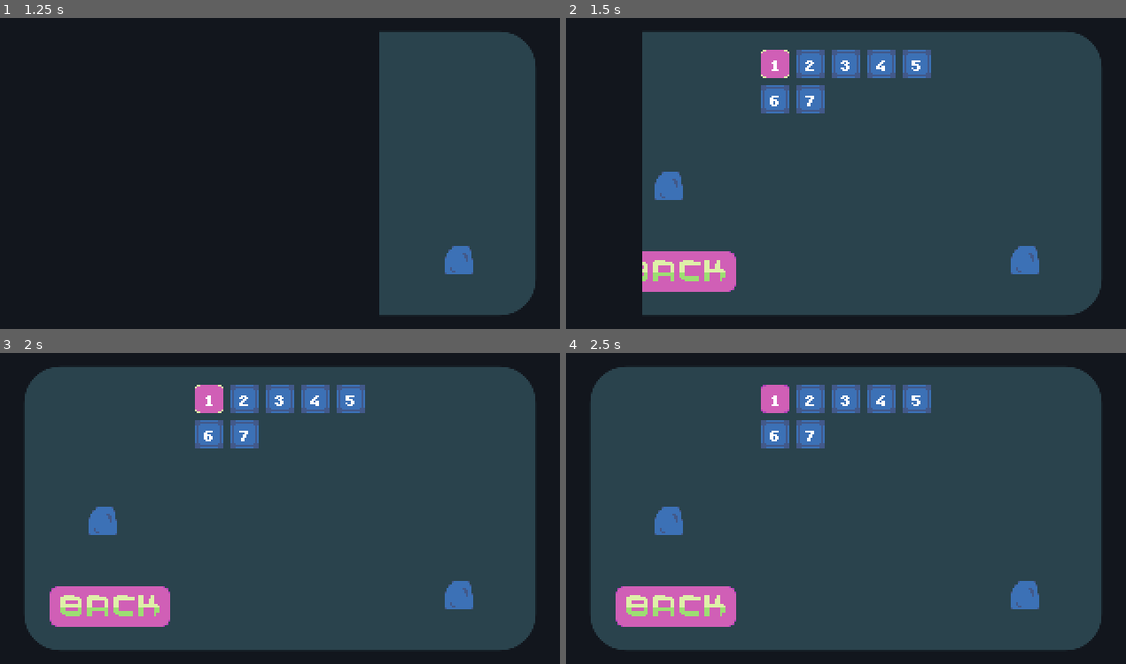
Above: before the commit, frames 1-4 (two rows, left to right).
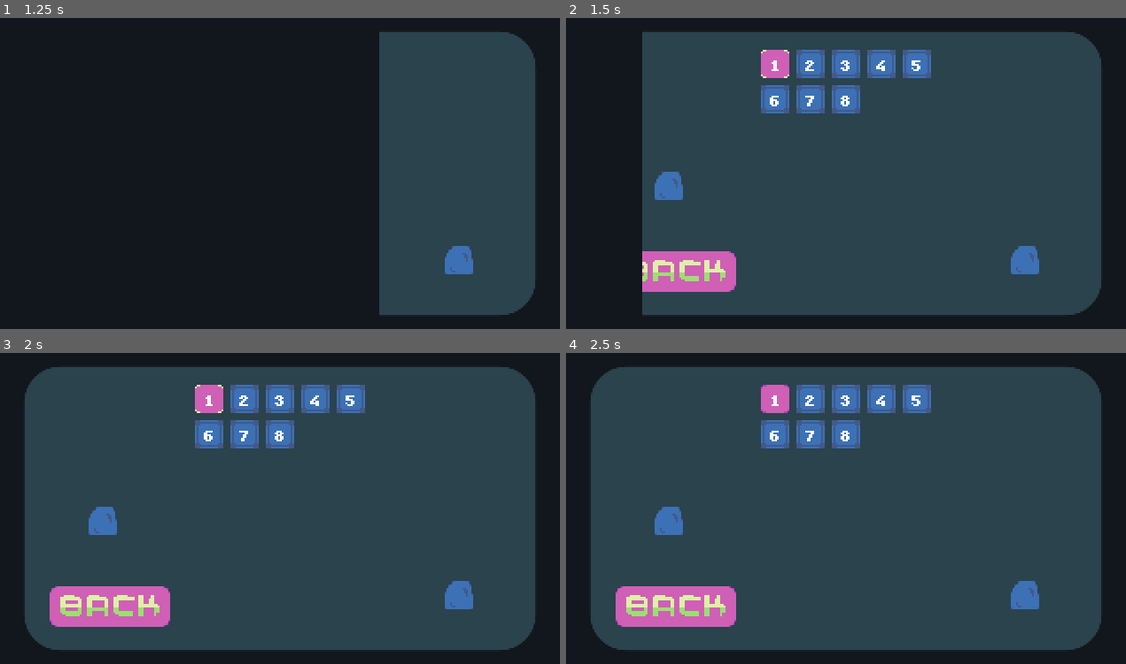
Above: after the commit, the same moments.

Repository: genericuser990/GameJamTowerTheme
Game: Godot game, scene res://Scenes/SceneManager.tscn
Same seed, same stepped clock (60 frames per second), same inputs: the game is played once before the commit and once after it.
Inputs (mouse positions are in pixels of both pictures, inside the frame that each line leads up to):
- Up to frame 1 (1.25 s): click (257, 241) at 0.5 s
- Up to frame 2 (1.5 s): click "1" at 1.25 s
- Up to frame 3 (2 s): no input
- Up to frame 4 (2.5 s): click (846, 433) at 2 s, where only the run after the commit has a clickable "8"

Frame 1 is identical in both runs. In frame 2, 0.5% of the frame differs, in the area x 47-53%, y 21-31%; in frame 3, 0.5%; in frame 4, 0.5%.

Commit message:
level 8?

Diff:
--- /dev/null
+++ b/Scenes/BaseLevel.tscn
@@ -0,0 +1,14 @@
+[gd_scene load_steps=3 format=2]
+
+[ext_resource path="res://Scenes/waveParticles.tscn" type="PackedScene" id=1]
+[ext_resource path="res://Sprites/bg.png" type="Texture" id=2]
+
+[node name="YSort" type="YSort"]
+
+[node name="CPUParticles2D" parent="." instance=ExtResource( 1 )]
+
+[node name="Bg" type="Sprite" parent="."]
+position = Vector2( 135, 75 )
+scale = Vector2( 270, 150 )
+z_index = -10
+texture = ExtResource( 2 )
--- a/Scenes/Levels/Level2.tscn
+++ b/Scenes/Levels/Level2.tscn
@@ -10,6 +10,12 @@
 [node name="Level2" type="YSort"]
 
 [node name="CPUParticles2D" parent="." instance=ExtResource( 6 )]
+
+[node name="Bg" type="Sprite" parent="."]
+position = Vector2( 135, 75 )
+scale = Vector2( 270, 150 )
+z_index = -10
+texture = ExtResource( 5 )
 
 [node name="Monster" parent="." instance=ExtResource( 3 )]
 position = Vector2( 49, 49 )
@@ -30,9 +36,3 @@
 
 [node name="Rock3" parent="." instance=ExtResource( 1 )]
 position = Vector2( 76, 142 )
-
-[node name="Bg" type="Sprite" parent="."]
-position = Vector2( 135, 75 )
-scale = Vector2( 270, 150 )
-z_index = -10
-texture = ExtResource( 5 )
--- /dev/null
+++ b/Scenes/Levels/Level8.tscn
@@ -0,0 +1,62 @@
+[gd_scene load_steps=8 format=2]
+
+[ext_resource path="res://Scenes/waveParticles.tscn" type="PackedScene" id=1]
+[ext_resource path="res://Sprites/bg.png" type="Texture" id=2]
+[ext_resource path="res://Scenes/Rock.tscn" type="PackedScene" id=3]
+[ext_resource path="res://Scenes/Monster.tscn" type="PackedScene" id=4]
+[ext_resource path="res://Scenes/Lighthouse.tscn" type="PackedScene" id=5]
+[ext_resource path="res://Scenes/Boat.tscn" type="PackedScene" id=6]
+[ext_resource path="res://Scenes/Box.tscn" type="PackedScene" id=7]
+
+[node name="YSort" type="YSort"]
+
+[node name="CPUParticles2D" parent="." instance=ExtResource( 1 )]
+
+[node name="Bg" type="Sprite" parent="."]
+position = Vector2( 135, 75 )
+scale = Vector2( 270, 150 )
+z_index = -10
+texture = ExtResource( 2 )
+
+[node name="Boat" parent="." instance=ExtResource( 6 )]
+position = Vector2( 174, 86 )
+
+[node name="Lighthouse" parent="." instance=ExtResource( 5 )]
+position = Vector2( 175, 49 )
+rayLength = 50
+lightAngle = 360
+degPerRay = 4
+dirVector = Vector2( 0, 1 )
+
+[node name="Box" parent="." instance=ExtResource( 7 )]
+position = Vector2( 150, 119 )
+
+[node name="Lighthouse2" parent="." instance=ExtResource( 5 )]
+position = Vector2( 7, 150 )
+dirVector = Vector2( 10, -1 )
+
+[node name="Monster" parent="." instance=ExtResource( 4 )]
+position = Vector2( 65, 39 )
+
+[node name="Rock5" parent="." instance=ExtResource( 3 )]
+position = Vector2( 238, 131 )
+
+[node name="Lighthouse3" parent="." instance=ExtResource( 5 )]
+position = Vector2( 260, 15 )
+dirVector = Vector2( -1, 1 )
+
+[node name="Lighthouse4" parent="." instance=ExtResource( 5 )]
+position = Vector2( 174, 137 )
+rayLength = 50
+lightAngle = 360
+degPerRay = 4
+dirVector = Vector2( 0, 1 )
+
+[node name="Box2" parent="." instance=ExtResource( 7 )]
+position = Vector2( 125, 71 )
+
+[node name="Rock2" parent="." instance=ExtResource( 3 )]
+position = Vector2( 238, 115 )
+
+[node name="Rock" parent="." instance=ExtResource( 3 )]
+position = Vector2( 233, 123 )
--- a/Scenes/SceneManager.tscn
+++ b/Scenes/SceneManager.tscn
@@ -111,6 +111,5 @@
 anchor_right = 1.0
 anchor_bottom = 1.0
 margin_left = 334.0
-margin_right = 673.0
-margin_bottom = 180.0
+margin_right = 353.0
 color = Color( 0.0705882, 0.0862745, 0.113725, 1 )
--- a/Scenes/ui/Menu.tscn
+++ b/Scenes/ui/Menu.tscn
@@ -113,6 +113,16 @@
 [node name="Label" parent="ViewportContainer/Viewport/Panel/MarginContainer/GridContainer/LevelSelectButton7" index="1"]
 text = " 7"
 
+[node name="LevelSelectButton8" parent="ViewportContainer/Viewport/Panel/MarginContainer/GridContainer" instance=ExtResource( 1 )]
+margin_left = 40.0
+margin_top = 20.0
+margin_right = 56.0
+margin_bottom = 36.0
+level = 8
+
+[node name="Label" parent="ViewportContainer/Viewport/Panel/MarginContainer/GridContainer/LevelSelectButton8" index="1"]
+text = " 8"
+
 [node name="Rock" parent="ViewportContainer/Viewport" instance=ExtResource( 4 )]
 position = Vector2( 60, 105 )
 
@@ -138,5 +148,6 @@
 [editable path="ViewportContainer/Viewport/Panel/MarginContainer/GridContainer/LevelSelectButton5"]
 [editable path="ViewportContainer/Viewport/Panel/MarginContainer/GridContainer/LevelSelectButton6"]
 [editable path="ViewportContainer/Viewport/Panel/MarginContainer/GridContainer/LevelSelectButton7"]
+[editable path="ViewportContainer/Viewport/Panel/MarginContainer/GridContainer/LevelSelectButton8"]
 [editable path="ViewportContainer/Viewport/Rock"]
 [editable path="ViewportContainer/Viewport/Rock2"]
--- a/Scripts/Boat.gd
+++ b/Scripts/Boat.gd
@@ -39,4 +39,5 @@
 func getEaten():
 	sprite.visible = false
 	burst.emitting = true
-	Global.audioManager.playEatBoat()
+	if Global.audioManager:
+		Global.audioManager.playEatBoat()
--- a/Scripts/SceneManager.gd
+++ b/Scripts/SceneManager.gd
@@ -19,7 +19,8 @@
 	"res://Scenes/Levels/Level4.tscn",
 	"res://Scenes/Levels/Level5.tscn",
 	"res://Scenes/Levels/Level6.tscn",
-	"res://Scenes/Levels/Level7.tscn"
+	"res://Scenes/Levels/Level7.tscn",
+	"res://Scenes/Levels/Level8.tscn"
 ]
 
 func _ready():
--- a/project.godot
+++ b/project.godot
@@ -41,7 +41,6 @@
 
 window/size/width=320
 window/size/height=180
-window/size/fullscreen=true
 window/size/test_width=960
 window/size/test_height=540
 window/stretch/mode="2d"
